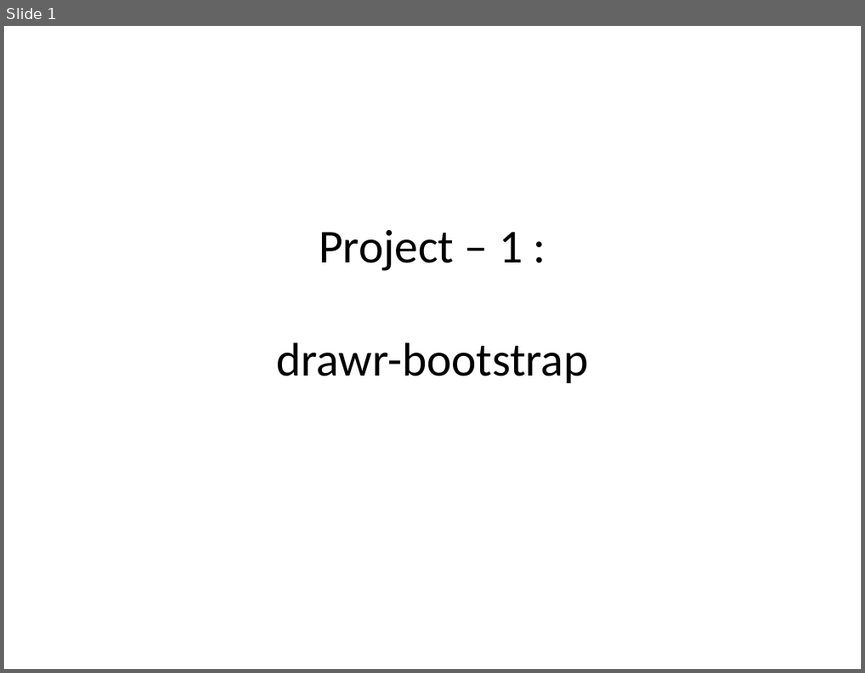
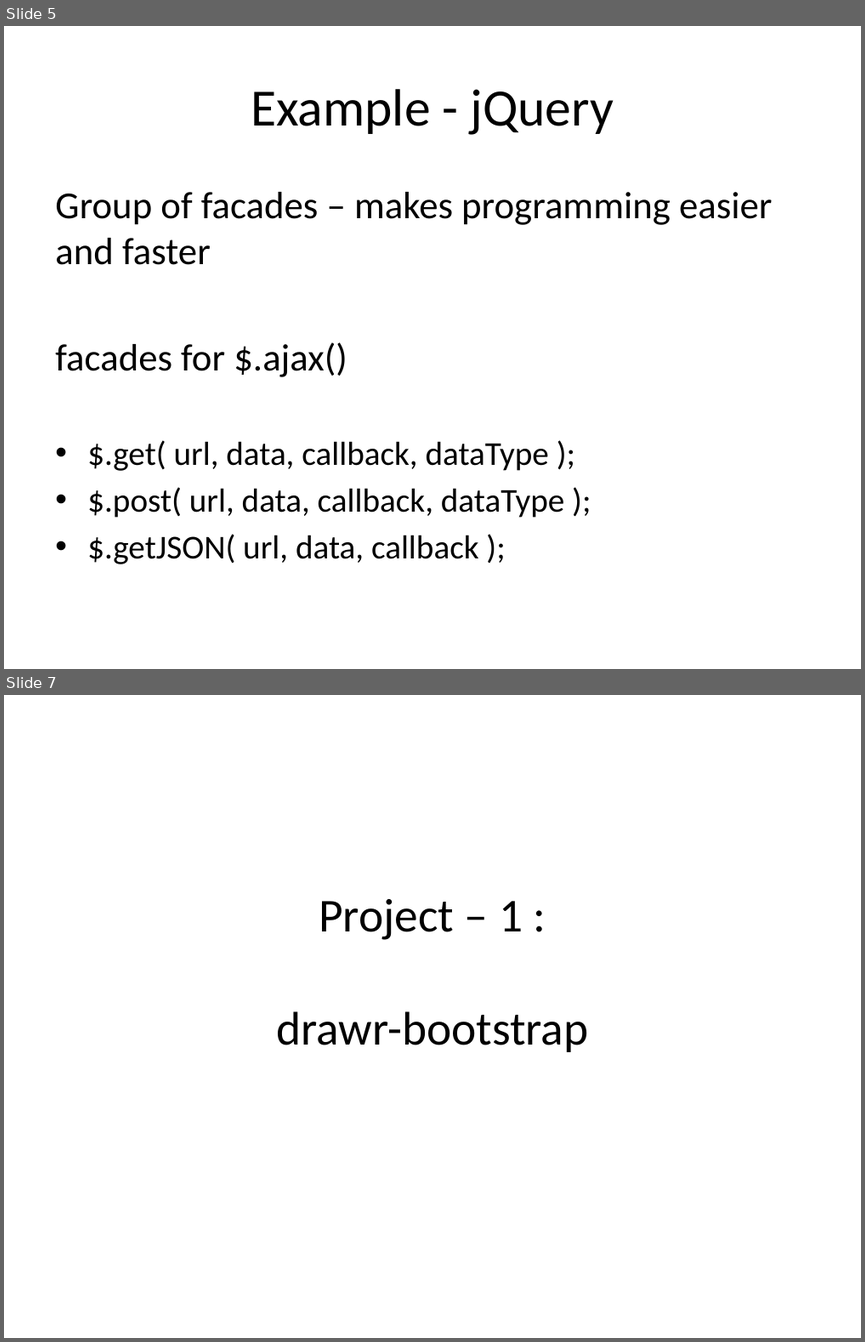
Before and after one commit to chrpapa/Javascript-Seminar, a slide deck: presentation/Presentation.pptx. Shown one above the other, each under a label of ours: slide 1 before the commit, slides 5 and 7 after it; the slides between them are not shown. The pictures are 865x673 and 865x1342 pixels, drawn with LibreOffice and Linux fonts; fonts in the diff are those of the drawing. Boxes give left, top, right and bottom in pixels: in the first picture for what was removed or moved away, otherwise in the second. Text is boxed around its words. In the diff, an @@ line names an element or a change of style, - is before the commit and + after.

Commit message:
facade pattern related work added to presentation

```diff
--- a/presentation/Presentation.pptx
+++ b/presentation/Presentation.pptx
@@ slide 5 added at (4,26,861,669), background #FFFFFF @@
@@ title added at (250,89,613,135), 44 pt, text #000000 @@
+Example - jQuery
@@ text added at (55,192,772,564), 28 pt, text #000000 @@
+Group of facades – makes programming easier and faster
+facades for $.ajax()
+• $.get( url, data, callback, dataType );
+• $.post( url, data, callback, dataType );
+• $.getJSON( url, data, callback );
@@ what was slide 1 is now slide 7 @@
```
Also in this commit, not shown: 2 slides changed, 13 other slides added, 1 slide removed, 15 other files.
